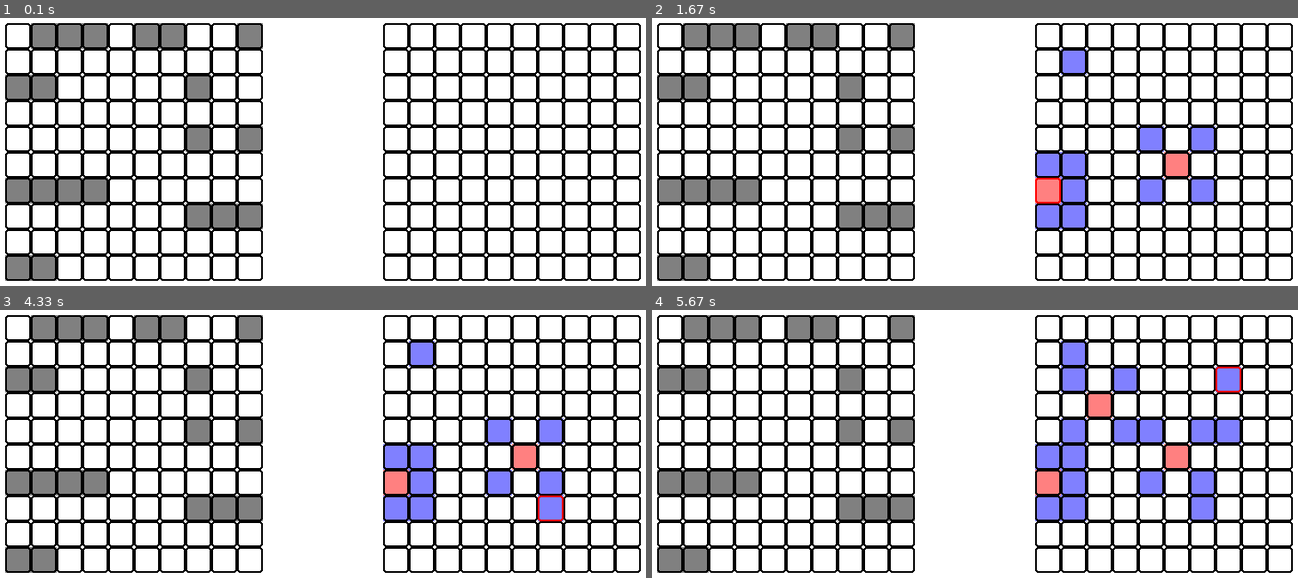
Above: before the commit, frames 1-4 (two rows, left to right).
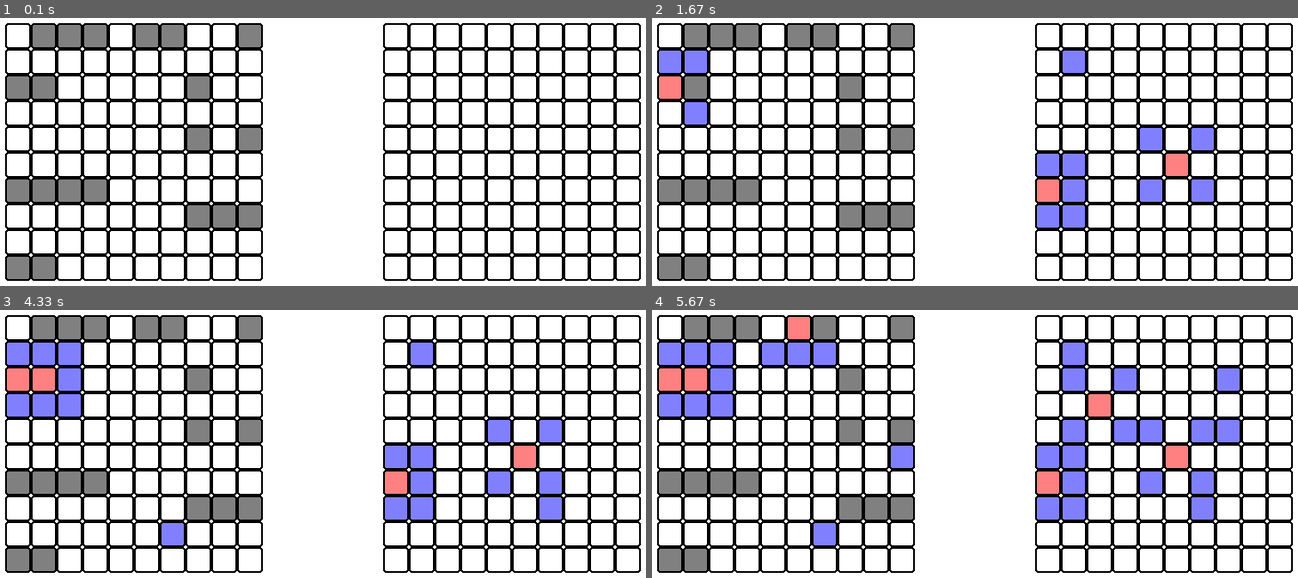
Above: after the commit, the same moments.

Repository: georgiy-nogovitsyn/battleship-game
Game: pygame game, started from pygame battleships/pygame_board.py
Same seed, same stepped clock (60 frames per second), same inputs: the game is played once before the commit and once after it.
Inputs (mouse positions are in pixels of both pictures, inside the frame that each line leads up to):
- Up to frame 1 (0.1 s): no input
- Up to frame 2 (1.67 s): press the mouse at (1162, 152) at 0.37 s; move the mouse to (962, 149) at 0.47 s; release the mouse at (761, 146) at 0.6 s; click (1078, 60) at 0.72 s; press the mouse at (1162, 152) at 1.03 s; move the mouse to (1104, 181) at 1.13 s; release the mouse at (1046, 210) at 1.27 s; click (1058, 197) at 1.38 s
- Up to frame 3 (4.33 s): click (562, 497) at 4.22 s
- Up to frame 4 (5.67 s): click (1091, 393) at 4.55 s; click (1214, 417) at 4.88 s; click (1226, 382) at 5.22 s

The runs differ from the first frame. In frame 1, 0.1% of the frame differs, in the area x 0-41%, y 1-99%; in frame 2, 1.4%; in frame 3, 3.1%; in frame 4, 4.6%, in the area x 0-92%, y 1-99%.

Commit message:
almost done with pygame
added main game loop, but have to refactor and fix the player win

Diff:
--- a/pygame battleships/pygame_board.py
+++ b/pygame battleships/pygame_board.py
@@ -1,6 +1,6 @@
 from pygame_config import *
 import pygame
-import pygame_player, pygame_computer
+import pygame_player, pygame_computer, pygame_utils
 pygame.init()
 clock = pygame.time.Clock()
 
@@ -44,7 +44,8 @@
                         break
                     else:
                         cell_color = self.cell_status(status, False, is_hidden)
-                pygame.draw.rect(screen, cell_color, [(CELL * x) + offset_x, (CELL * y) + offset_y, CELL, CELL])
+                pygame.draw.rect(screen, cell_color, [(CELL * x) + offset_x, (CELL * y) + offset_y, CELL, CELL],
+                                 border_radius=4)
                 pygame.draw.rect(screen, (0, 0, 0), [(CELL * x) + offset_x, (CELL * y) + offset_y, CELL, CELL], width=2,
                                  border_radius=3)
 
@@ -68,31 +69,23 @@
     def get_highlighted_cell_coordinate(self, mousepos):
         """Return coordinate of highlighted cell and board"""
         x, y = mousepos[0], mousepos[1]
-        if left_border_offset < x < left_border_offset + CELL * 10:
-            if top_offset < y < top_offset + CELL * 10:
-                pos_x, pos_y = int((x - left_border_offset) / CELL), int((y - top_offset) / CELL)
-                return [pos_x, pos_y], 0
-        elif right_border_offset < x < right_border_offset + CELL * 10:
+        # if left_border_offset < x < left_border_offset + CELL * 10:
+        #     if top_offset < y < top_offset + CELL * 10:
+        #         pos_x, pos_y = int((x - left_border_offset) / CELL), int((y - top_offset) / CELL)
+        #         return [pos_x, pos_y], 0
+        if right_border_offset < x < right_border_offset + CELL * 10:
             if top_offset < y < top_offset + CELL * 10:
                 pos_x, pos_y = int((x - right_border_offset) / CELL), int((y - top_offset) / CELL)
-                return [pos_x, pos_y], 1
-
+                return pos_x, pos_y
         else:
             return None
 
     def highlight_cell(self, coord):
         """draws a rectangle on given coordinates"""
-        x, y = coord[0]
-
-        if coord[1] == 0:  # highlight for left board
-            pygame.draw.rect(screen, HIGHLIGHT_COLOR,
-                             [(CELL * x) + left_border_offset, (CELL * y) + top_offset, CELL, CELL], width=2,
-                             border_radius=3)
-
-        elif coord[1] == 1:
-            pygame.draw.rect(screen, HIGHLIGHT_COLOR,
-                             [(CELL * x) + right_border_offset, (CELL * y) + top_offset, CELL, CELL],
-                             width=2, border_radius=3)
+        x, y = coord
+        pygame.draw.rect(screen, HIGHLIGHT_COLOR,
+                         [(CELL * x) + right_border_offset, (CELL * y) + top_offset, CELL, CELL],
+                         width=2, border_radius=3)
 
 
 if __name__ == '__main__':
@@ -100,33 +93,83 @@
     mouse_last_pos = []
 
     running = True
+    move = True
+    winner = 'Bye!'
     while running:
-        screen.fill((255, 255, 255))
-
-        pygame_board.draw_pygame_board(player.board.field, player.ships, left_border_offset, top_offset, False)
-        pygame_board.draw_pygame_board(player.board.battlefield, comp.ships, right_border_offset, top_offset, True)
-
-        for event in pygame.event.get():
-            if event.type == pygame.QUIT:
-                running = False
-            elif event.type == pygame.MOUSEMOTION:
-                mousepos = pygame.mouse.get_pos()
-                highlight_coord = pygame_board.get_highlighted_cell_coordinate(mousepos)
-                mouse_last_pos = highlight_coord
-            if event.type == pygame.MOUSEBUTTONDOWN and mouse_last_pos:
-                print(tuple(mouse_last_pos[0]))
-                for row in player.board.battlefield:
-                    if tuple(mouse_last_pos[0]) in row:
-                        if row[tuple(mouse_last_pos[0])] == 1:
-                            player.attack(tuple(mouse_last_pos[0]), comp.ships, comp.board.field)
+        move = True
+        while move:
+            screen.fill((255, 255, 255))
+            pygame_board.draw_pygame_board(player.board.field, player.ships, left_border_offset, top_offset,
+                                           False)
+            pygame_board.draw_pygame_board(player.board.battlefield, comp.ships, right_border_offset,
+                                           top_offset, True)
+            for event in pygame.event.get():
+                if event.type == pygame.QUIT:
+                    running = False
+                elif event.type == pygame.MOUSEMOTION:
+                    mouse_pos = pygame.mouse.get_pos()
+                    highlight_coord = pygame_board.get_highlighted_cell_coordinate(mouse_pos)
+                    if highlight_coord:
+                        mouse_last_pos = highlight_coord
+                if event.type == pygame.MOUSEBUTTONDOWN and mouse_last_pos:
+                    if pygame_utils.get_ship_index(mouse_last_pos, comp.ships):
+                        player.attack(mouse_last_pos, comp.ships, comp.board.field)
+                        for ship in comp.ships:
+                            ship.status_update()
+                            if ship.status is True:
+                                running = True
+                                break
+                            else:
+                                running = False
+                                winner = 'Player'
+                    elif pygame_utils.get_ship_index(mouse_last_pos, comp.ships) is False:
+                        print('You already hit that ship')
+                    elif pygame_utils.get_ship_index(mouse_last_pos, comp.ships) is None:
+                        if player.board.battlefield[mouse_last_pos[0]][mouse_last_pos] == 1:
+                            player.board.battlefield[mouse_last_pos[0]][mouse_last_pos] = 0
+                            comp.board.field[mouse_last_pos[0]][mouse_last_pos] = 0
+                            print('You missed')
+                            move = False
                         else:
                             print('You already hit that cell')
+                # ship_hit = True
+                # while ship_hit:
+                #     for row in player.board.battlefield:
+                #         if mouse_last_pos in row and row[mouse_last_pos] == 1:
+                #             if player.attack(mouse_last_pos, comp.ships, comp.board.field) is True:
+                #                 ship_hit = True
+                #                 for ship in comp.ships:
+                #                     ship.status_update()
+                #                     if ship.status is True:
+                #                         running = True
+                #                         break
+                #                     else:
+                #                         running = False
+                #                         winner = 'Player'
+                #             else:
+                #                 ship_hit = False
+                #         else:
+                #             print('You already hit that cell')
 
+                if mouse_last_pos:  # Highlight board cell
+                    pygame_board.highlight_cell(mouse_last_pos)
 
-        if mouse_last_pos:  # Highlight board cell
-            pygame_board.highlight_cell(mouse_last_pos)
+            pygame.display.flip()
+            clock.tick(30)
+        move = True
+        while move:
+            if comp.attack(player.ships, player.board.field) is True:
+                for ship in player.ships:
+                    ship.status_update()
+                    if ship.status is True:
+                        running = True
+                        break
+                    else:
+                        running = False
+                        winner = 'Comp'
+            else:
+                move = False
 
-        pygame.display.flip()
-        clock.tick(30)
+    print(f'{winner}')
 
     pygame.quit()
--- a/pygame battleships/pygame_utils.py
+++ b/pygame battleships/pygame_utils.py
@@ -50,6 +50,15 @@
             pos_x, pos_y = int((x - offset) / CELL), int((y - top_offset) / CELL)
             return pos_x, pos_y
 
+def get_ship_index(coordinate, ships):
+    for index, ship in enumerate(ships):
+        if coordinate in ship.coordinates:
+            if ship.coordinates[coordinate]:
+                print(index)
+                return str(index)
+            else:
+                return False
+
 
 if __name__ == '__main__':
     pygame.init()
